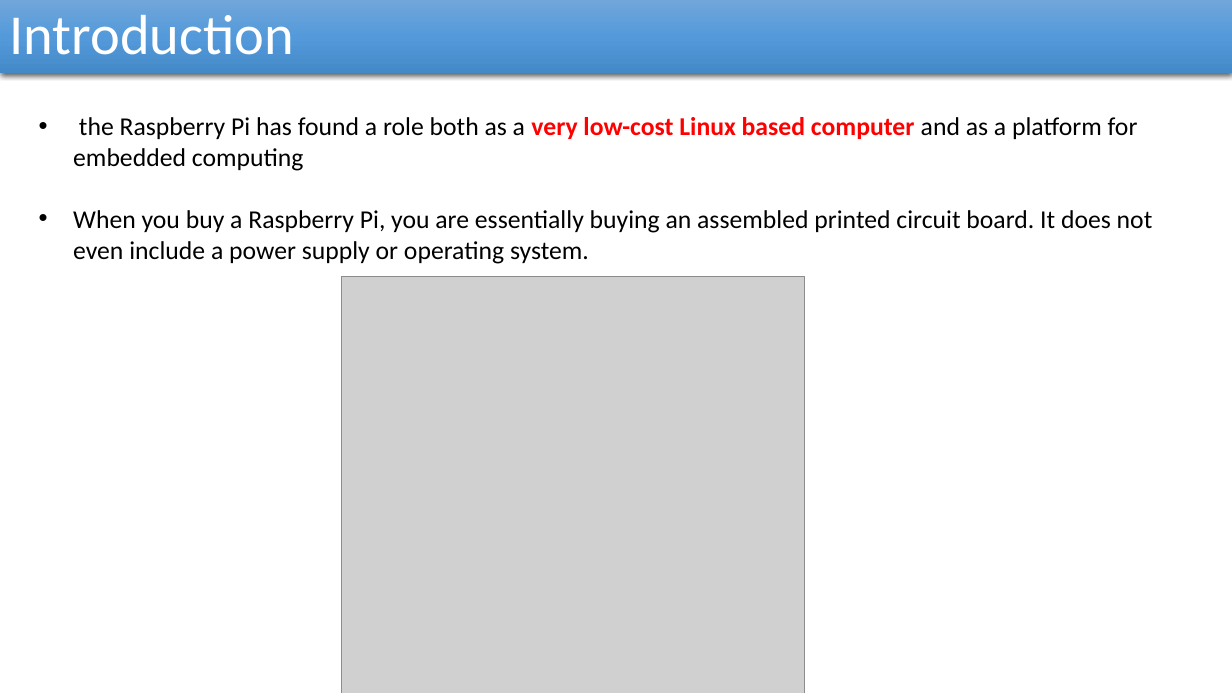
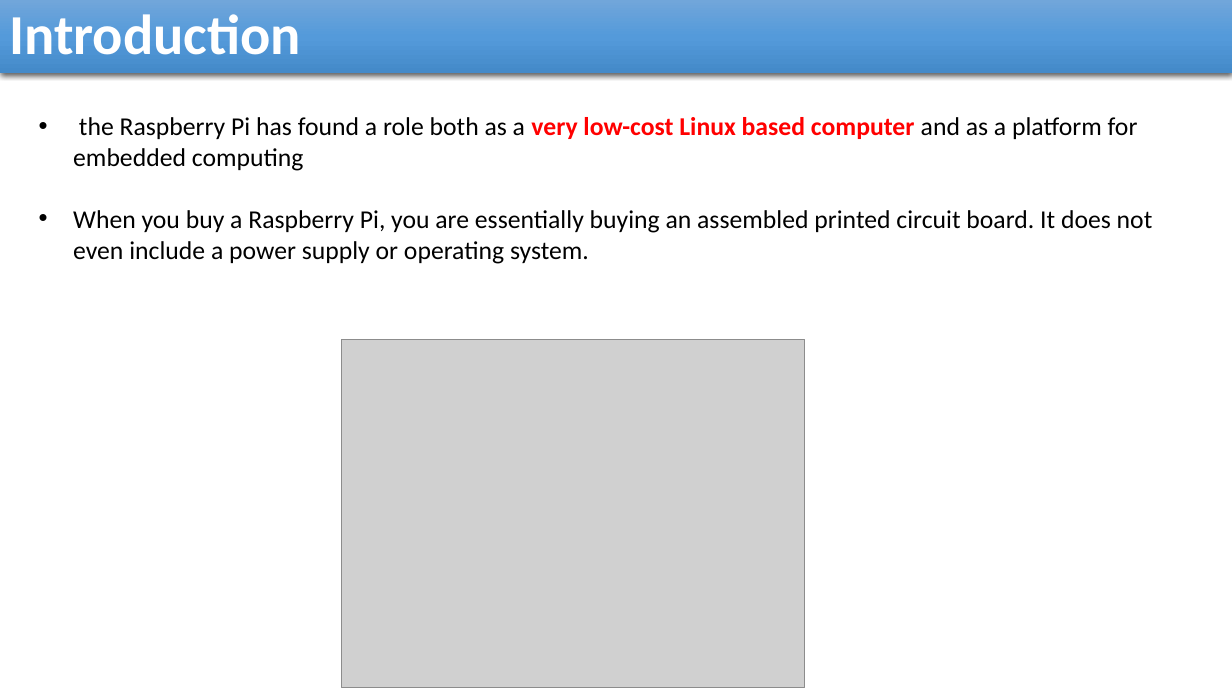
Before and after one commit to reza-arjmandi/rpi-course, a slide deck: slide 2 of session1/presentation/Setup And Management.pptx. Drawn at 1232x693 pixels with LibreOffice and Linux fonts; fonts in the diff are those of the drawing; grey boxes stand for pictures. Boxes give left, top, right and bottom in pixels: in the first picture for what was removed or moved away, otherwise in the second. Text is boxed around its words. In the diff, an @@ line names an element or a change of style, - is before the commit and + after.

```diff
--- a/session1/presentation/Setup And Management.pptx
+++ b/session1/presentation/Setup And Management.pptx
@@ rectangle "Introduction" at [0, 0, 1232, 73]: bold on @@
@@ picture: place and size @@
-picture at [342, 276, 805, 693]
+picture at [342, 339, 805, 688]
```
Also in this commit, not shown: 22 other slides changed, 16 other files.
